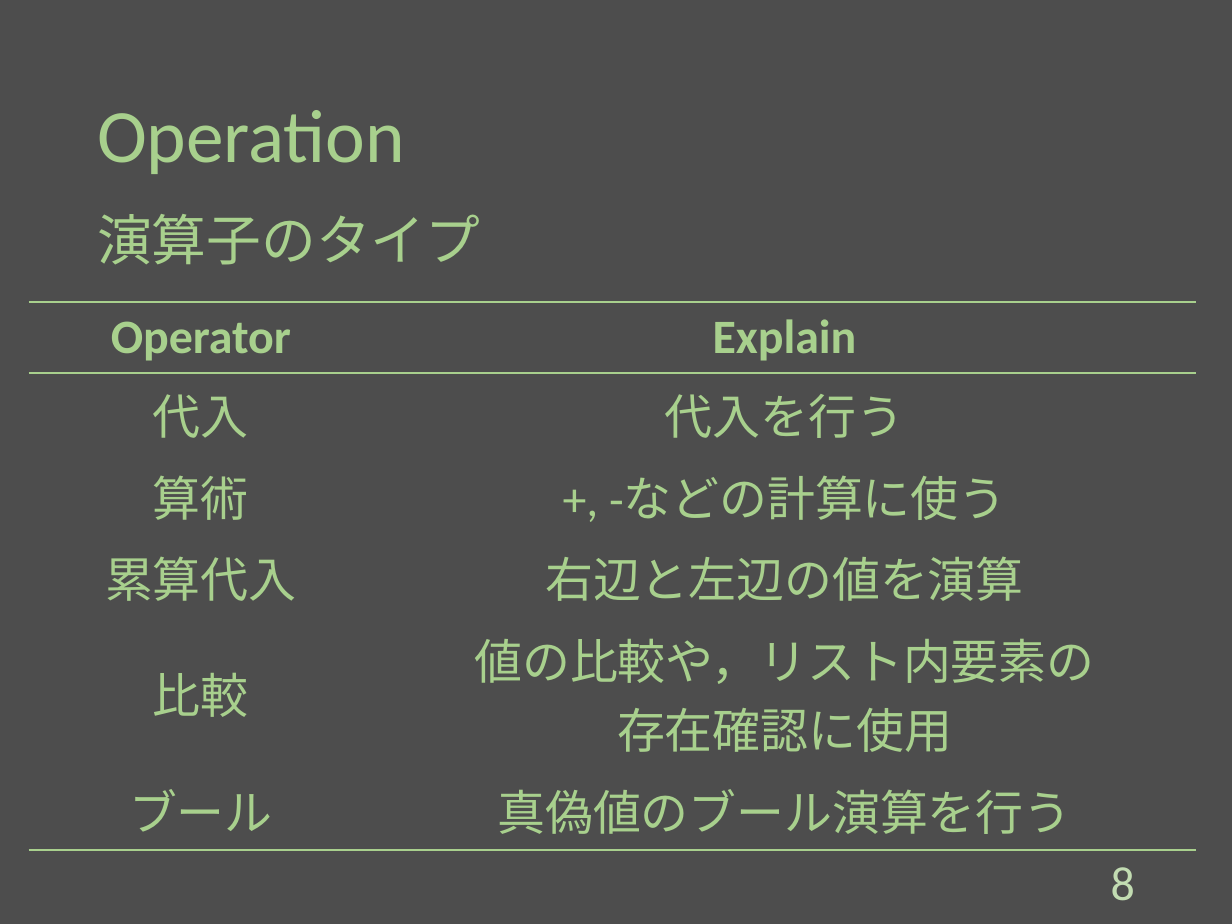
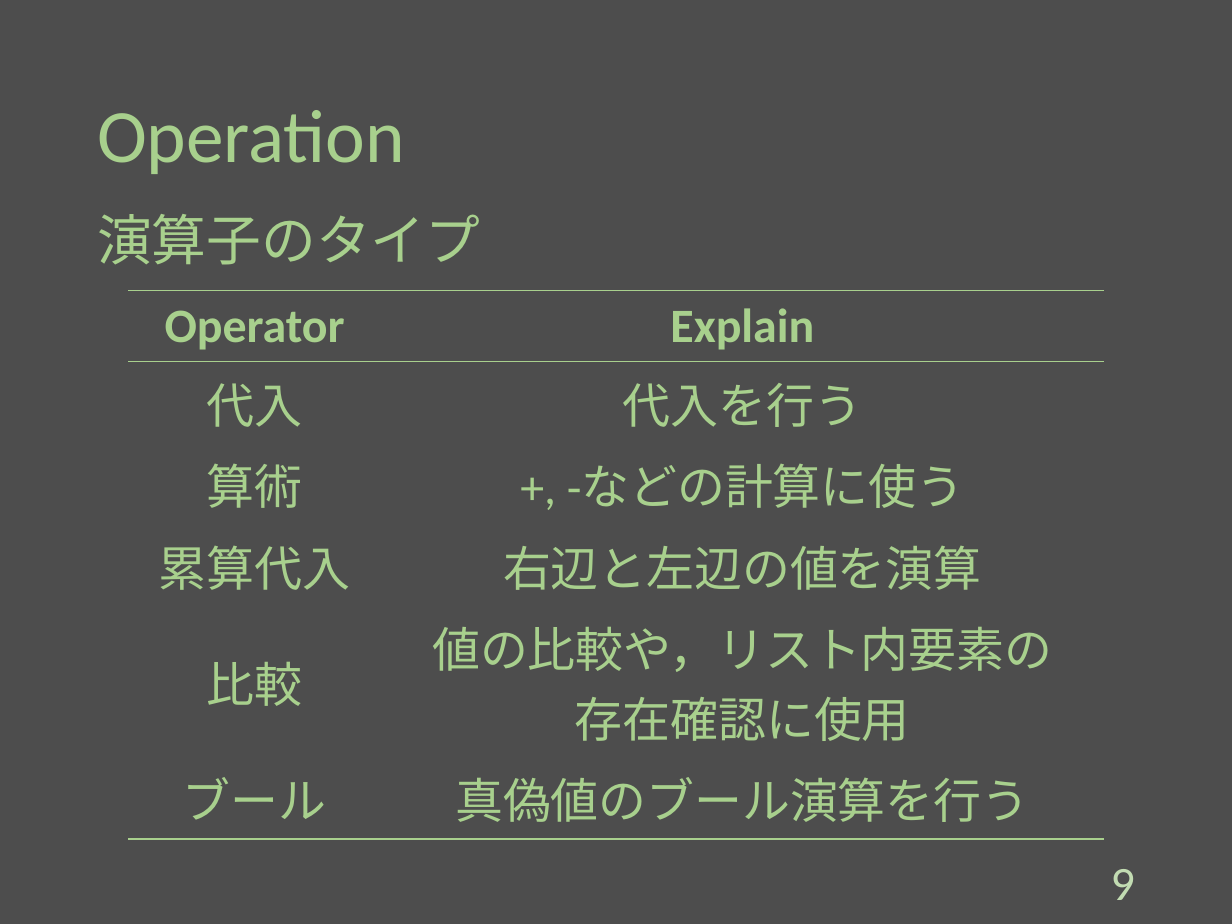
Before and after one commit to Melbeck777/program_seminar, a slide deck: slide 10 of ProgramSlide.pptx (slide 9 before the commit). Drawn at 1232x924 pixels with LibreOffice and Linux fonts; fonts in the diff are those of the drawing. Boxes give left, top, right and bottom in pixels: in the first picture for what was removed or moved away, otherwise in the second. Text is boxed around its words. In the diff, an @@ line names an element or a change of style, - is before the commit and + after.

```diff
--- a/ProgramSlide.pptx
+++ b/ProgramSlide.pptx
@@ table: place and size @@
-table at bbox=[28, 302, 1196, 838]
+table at bbox=[128, 291, 1104, 826]
@@ page number at bbox=[1111, 869, 1135, 900]: text changed @@
-8
+9
```
Also in this commit, not shown: 3 other slides changed, 2 slides added.
